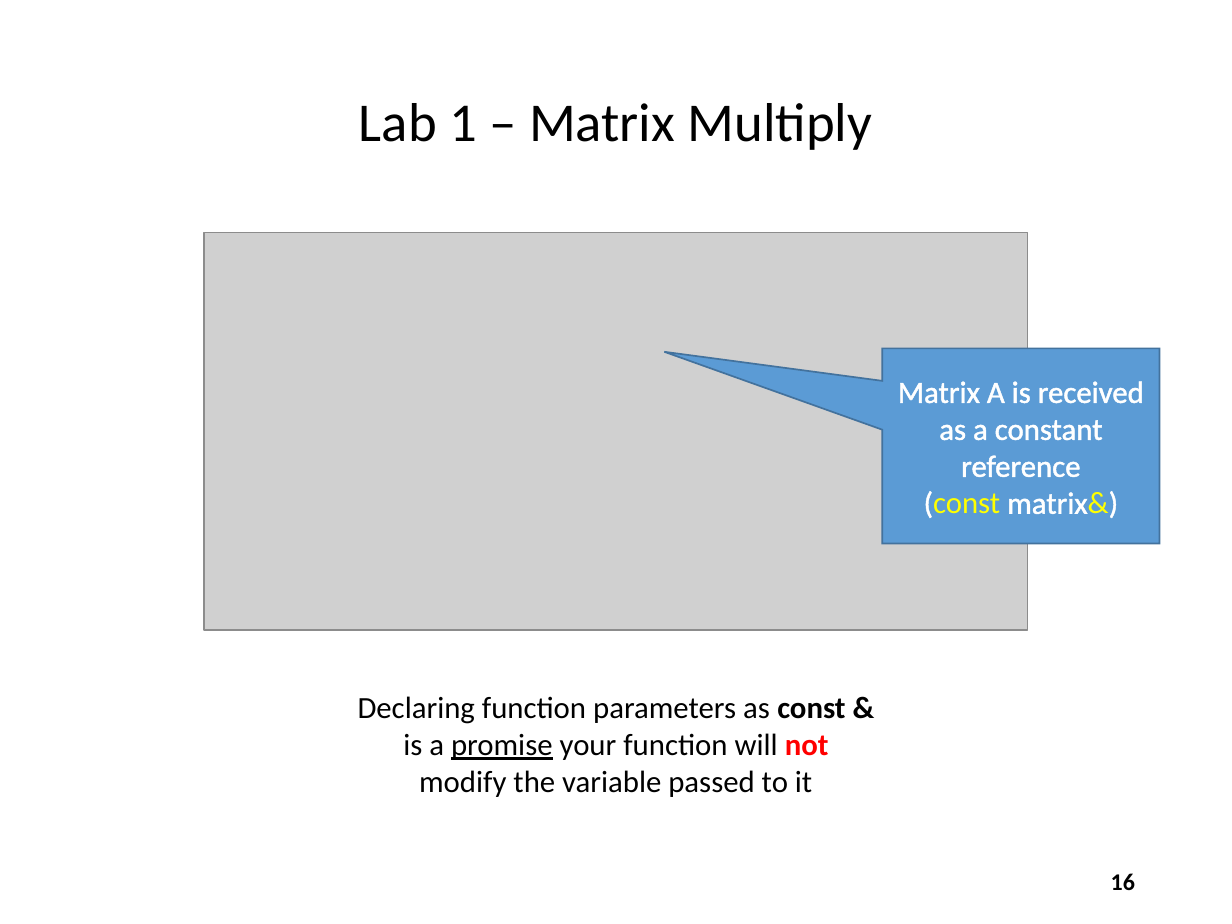
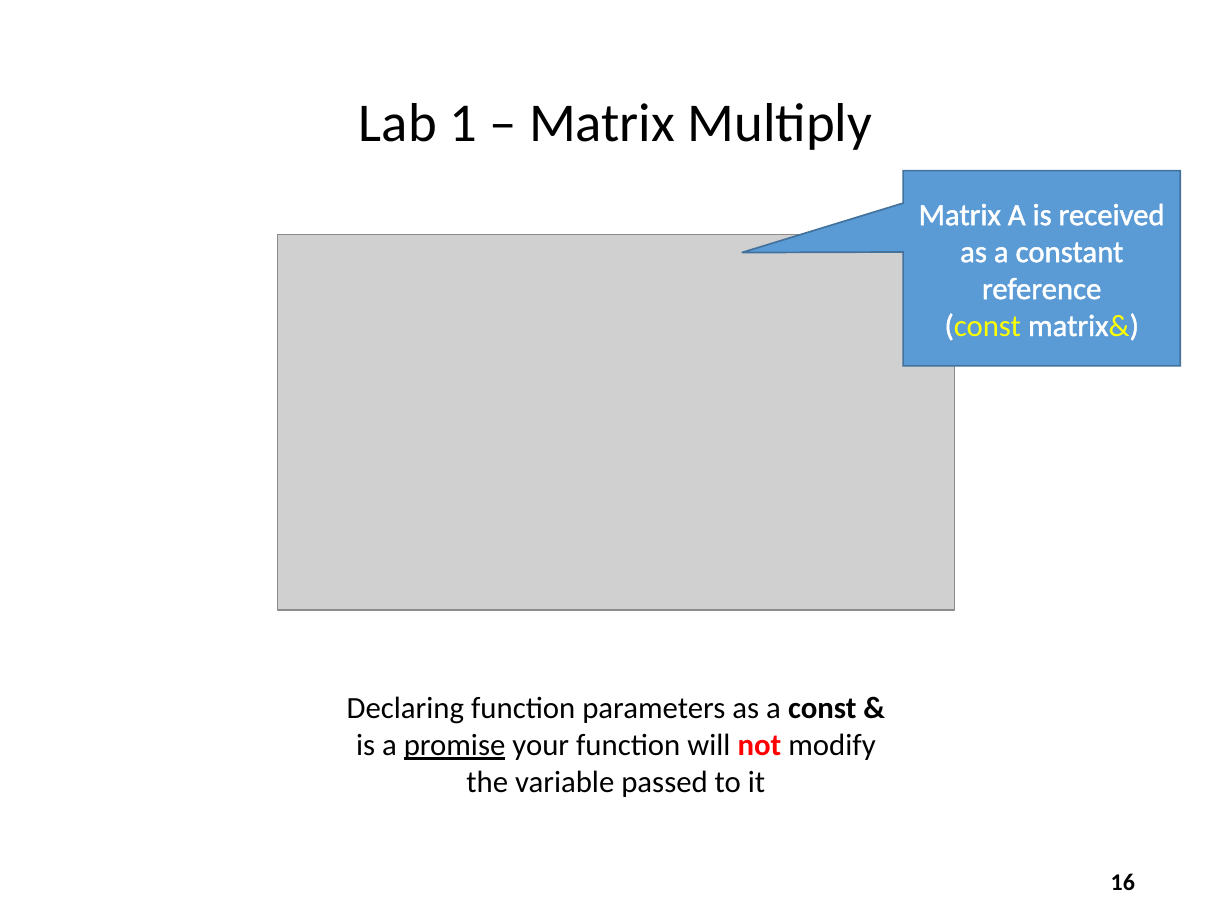
Before and after one commit to dbiersach/scicomp301-cpp-linux, a slide deck: slide 16 of session10/Session 10 - Matrix Algebra, Number Theory.pptx. Drawn at 1232x924 pixels with LibreOffice and Linux fonts; fonts in the diff are those of the drawing; grey boxes stand for pictures. Boxes give left, top, right and bottom in pixels: in the first picture for what was removed or moved away, otherwise in the second. Text is boxed around its words. In the diff, an @@ line names an element or a change of style, - is before the commit and + after.

```diff
--- a/session10/Session 10 - Matrix Algebra, Number Theory.pptx
+++ b/session10/Session 10 - Matrix Algebra, Number Theory.pptx
@@ speech box "Matrix A is received as ...": place and size @@
-speech box "Matrix A is received as ..." at (882, 349, 1159, 543)
+speech box "Matrix A is received as ..." at (903, 171, 1180, 366)
@@ speech box "Matrix A is received as ..." at (903, 171, 1180, 366): proportions changed @@
@@ picture: place and size @@
-picture at (205, 233, 1029, 631)
+picture at (277, 234, 955, 610)
@@ text at (347, 696, 875, 797): text changed @@
-Declaring function parameters as const & is a promise your function will not modify the variable passed to it
+Declaring function parameters as a const & is a promise your function will not modify the variable passed to it
```
Also in this commit, not shown: 16 other slides changed, 3 slides added, 1 other file.
